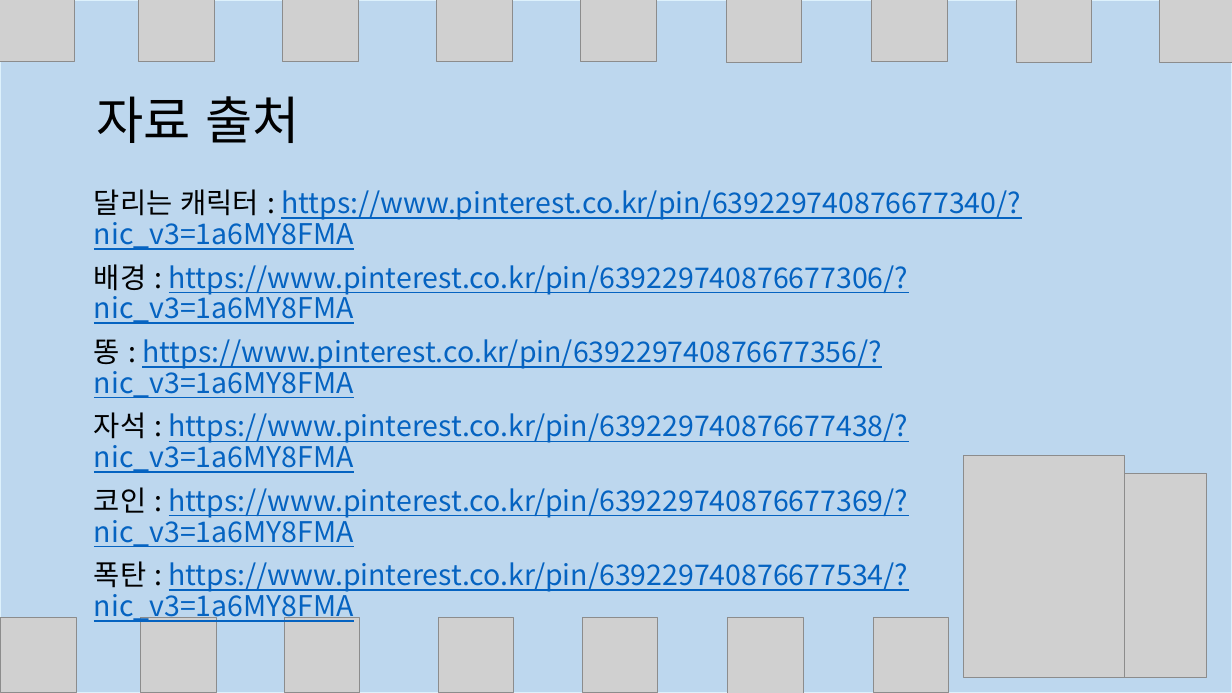
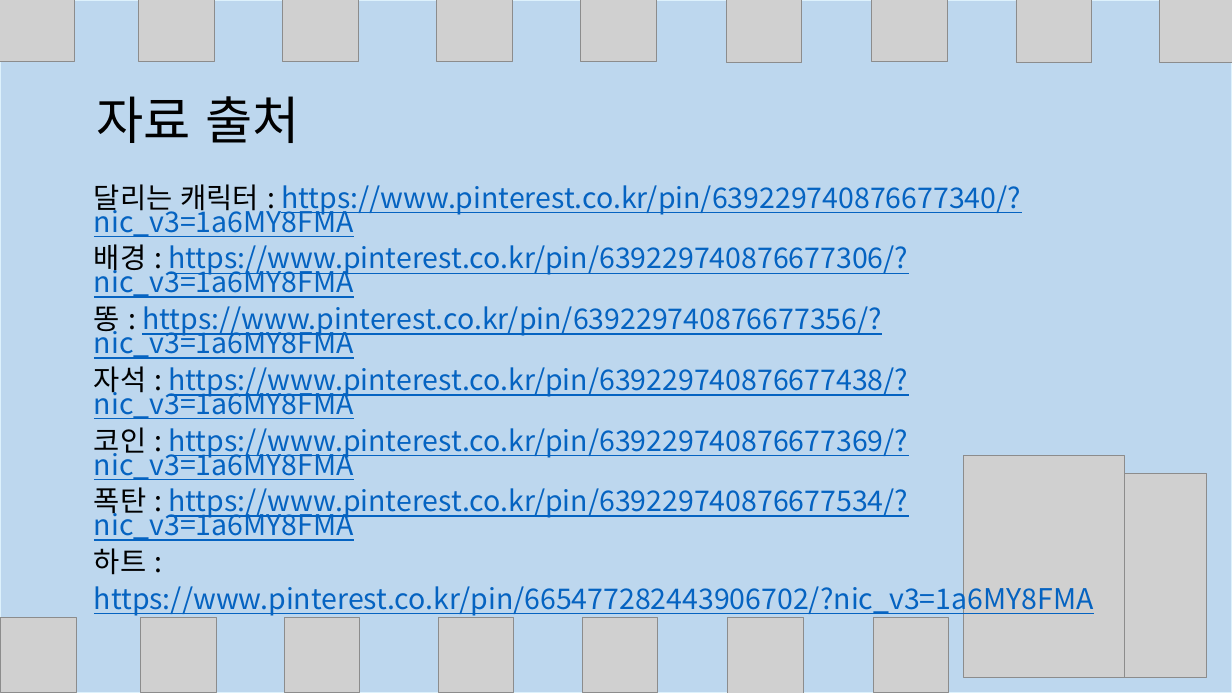
Before and after one commit to hannahBak/2021184014_2DGP_DRILL, a slide deck: slide 9 of 1차 프로젝트 발표/프레젠테이션1.pptx (slide 8 before the commit). Drawn at 1232x693 pixels with LibreOffice and Linux fonts; fonts in the diff are those of the drawing; grey boxes stand for pictures. Boxes give left, top, right and bottom in pixels: in the first picture for what was removed or moved away, otherwise in the second. Text is boxed around its words. In the diff, an @@ line names an element or a change of style, - is before the commit and + after.

```diff
--- a/1차 프로젝트 발표/프레젠테이션1.pptx
+++ b/1차 프로젝트 발표/프레젠테이션1.pptx
@@ text at <box>94,184,1021,541</box>: line spacing 0.9 to 0.7 @@
@@ text at <box>94,548,1094,616</box>: paragraphs added @@
+하트 :
+https://www.pinterest.co.kr/pin/665477282443906702/?nic_v3=1a6MY8FMA
```
Also in this commit, not shown: 4 other slides changed, 2 slides added, 1 slide removed.
